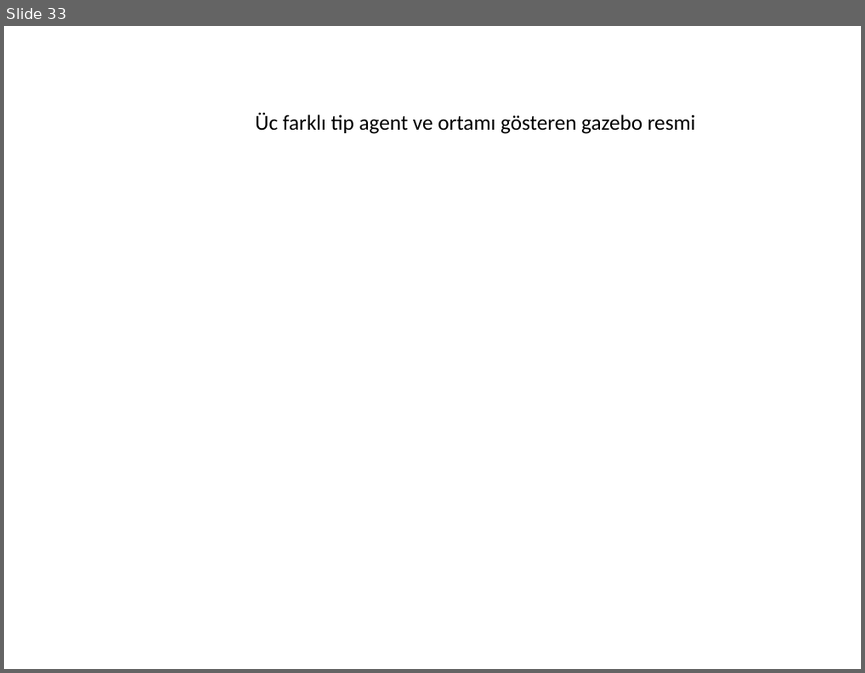
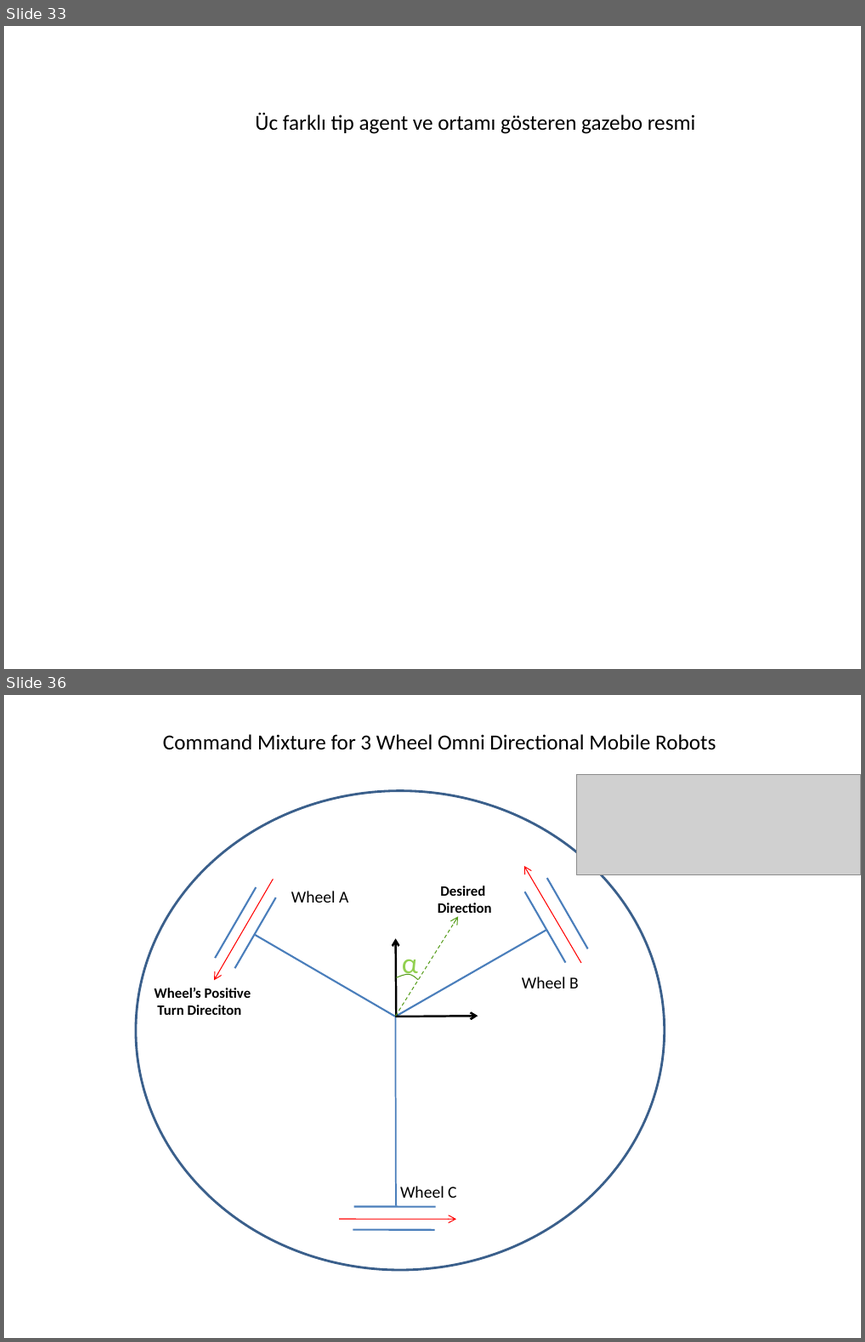
Before and after one commit to kadir4172/formation_control, a slide deck: Tez Çizimleri.pptx. Shown one above the other, each under a label of ours: slide 33 before the commit, slides 33 and 36 after it; the slides between them are not shown. The pictures are 865x673 and 865x1342 pixels, drawn with LibreOffice and Linux fonts; fonts in the diff are those of the drawing; grey boxes stand for pictures. Boxes give left, top, right and bottom in pixels: in the first picture for what was removed or moved away, otherwise in the second. Text is boxed around its words. In the diff, an @@ line names an element or a change of style, - is before the commit and + after.

```diff
--- a/Tez Çizimleri.pptx
+++ b/Tez Çizimleri.pptx
@@ slide 36 added at [4,695,861,1338], background #FFFFFF @@
@@ text added at [163,734,715,750], 18 pt, text #000000 @@
+Command Mixture for 3 Wheel Omni Directional Mobile Robots
@@ ellipse added at [136,791,664,1270], outline #3A5F8C 2 pt @@
@@ picture added at [577,775,861,875] @@
@@ arrow added from (581, 962) to (524, 866), #FF0000 0.75 pt @@
@@ arrow added from (273, 879) to (214, 981), #FF0000 0.75 pt @@
@@ line added from (215, 958) to (256, 887), #4B7EBC 1.5 pt @@
@@ line added from (234, 969) to (276, 897), #4B7EBC 1.5 pt @@
@@ text added at [291,891,348,902], 14 pt, text #000000 @@
+Wheel A
@@ text added at [438,885,492,917], 12 pt, text #000000, bold @@
+Desired
+Direction
@@ line added from (525, 891) to (565, 962), #4B7EBC 1.5 pt @@
@@ line added from (547, 878) to (587, 948), #4B7EBC 1.5 pt @@
@@ arrow added from (396, 1015) to (458, 916), #579D1C 0.75 pt dashed @@
@@ line added from (255, 935) to (395, 1016), #4B7EBC 1.5 pt @@
@@ line added from (546, 930) to (395, 1016), #4B7EBC 1.5 pt @@
@@ arrow added from (397, 1017) to (396, 938), #000000 1.75 pt @@
@@ freeform shape added at [397,974,418,980], outline #579D1C 0.75 pt @@
@@ text added at [402,959,418,980], 24 pt, text #92D050 @@
+α
@@ text added at [154,987,251,1015], 12 pt, text #000000, bold @@
+Wheel’s Positive
+Turn Direciton
@@ text added at [522,976,579,988], 14 pt, text #000000 @@
+Wheel B
@@ line added from (396, 1015) to (396, 1206), #4B7EBC 1.25 pt @@
@@ arrow added from (396, 1016) to (477, 1015), #000000 1.75 pt @@
@@ text added at [400,1185,456,1197], 14 pt, text #000000 @@
+Wheel C
@@ arrow added from (339, 1219) to (456, 1219), #FF0000 0.75 pt @@
@@ line added from (352, 1230) to (435, 1230), #4B7EBC 1.5 pt @@
@@ line added from (353, 1207) to (436, 1207), #4B7EBC 1.5 pt @@
```
Also in this commit, not shown: 2 other slides added, 3 other files.
